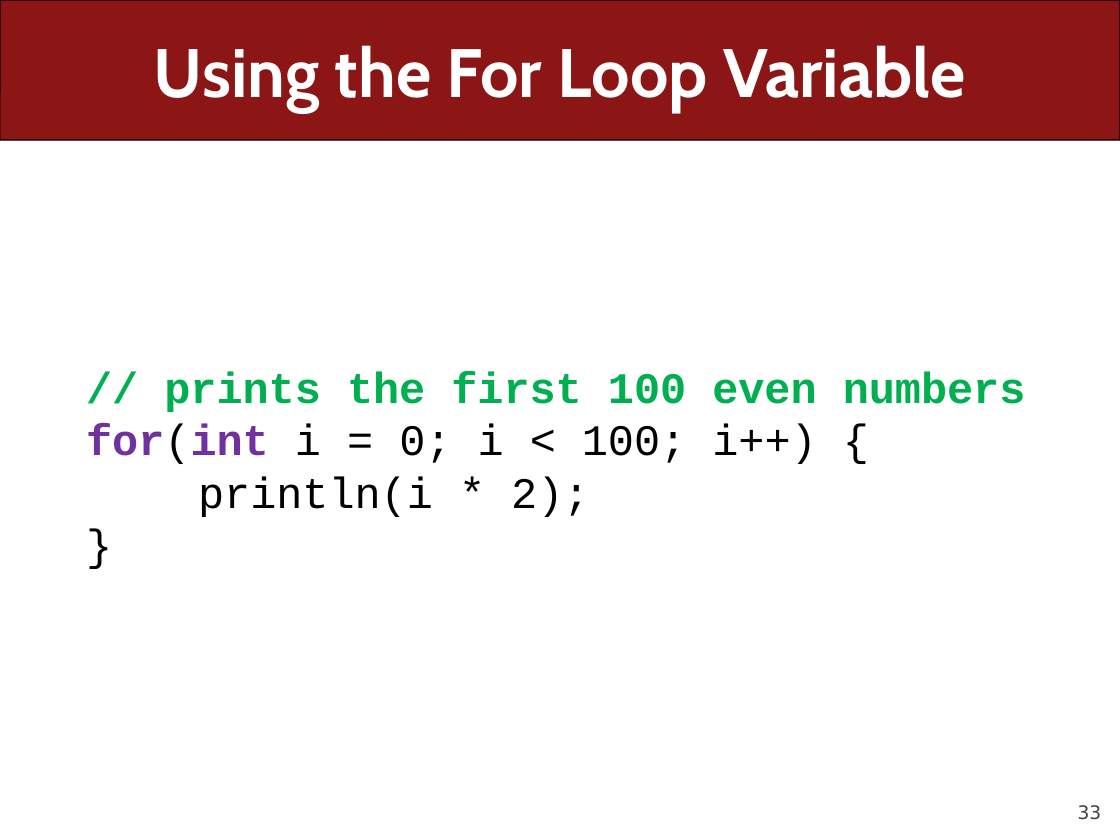
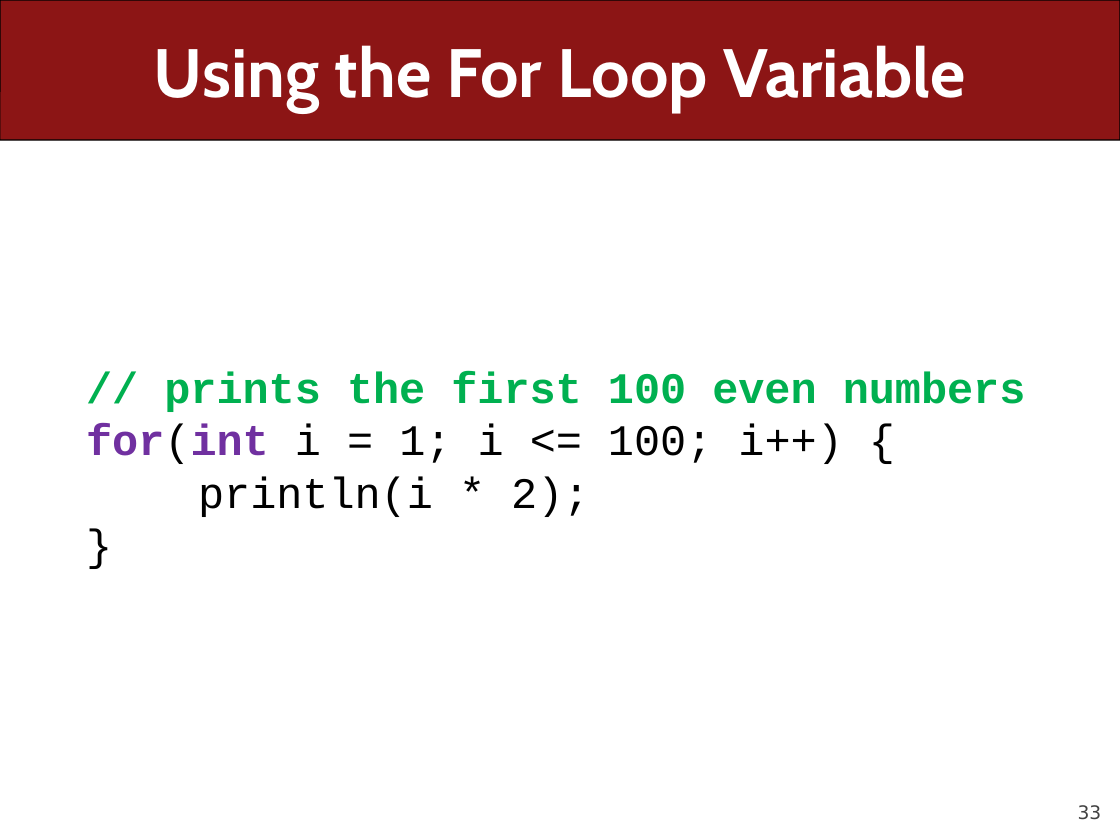
Before and after one commit to ckincaid17/cs106a-summer-2018, a slide deck: slide 33 of WWW/lectures/Lecture6/Lecture6.pptx. Drawn at 1120x840 pixels with LibreOffice and Linux fonts; fonts in the diff are those of the drawing. Boxes give left, top, right and bottom in pixels: in the first picture for what was removed or moved away, otherwise in the second. Text is boxed around its words. In the diff, an @@ line names an element or a change of style, - is before the commit and + after.

```diff
--- a/WWW/lectures/Lecture6/Lecture6.pptx
+++ b/WWW/lectures/Lecture6/Lecture6.pptx
@@ text at box(86, 424, 842, 464): text changed @@
-for(int i = 0; i < 100; i++) {
+for(int i = 1; i <= 100; i++) {
```
Also in this commit, not shown: 1 other slide changed, 14 slides removed, 19 other files.
